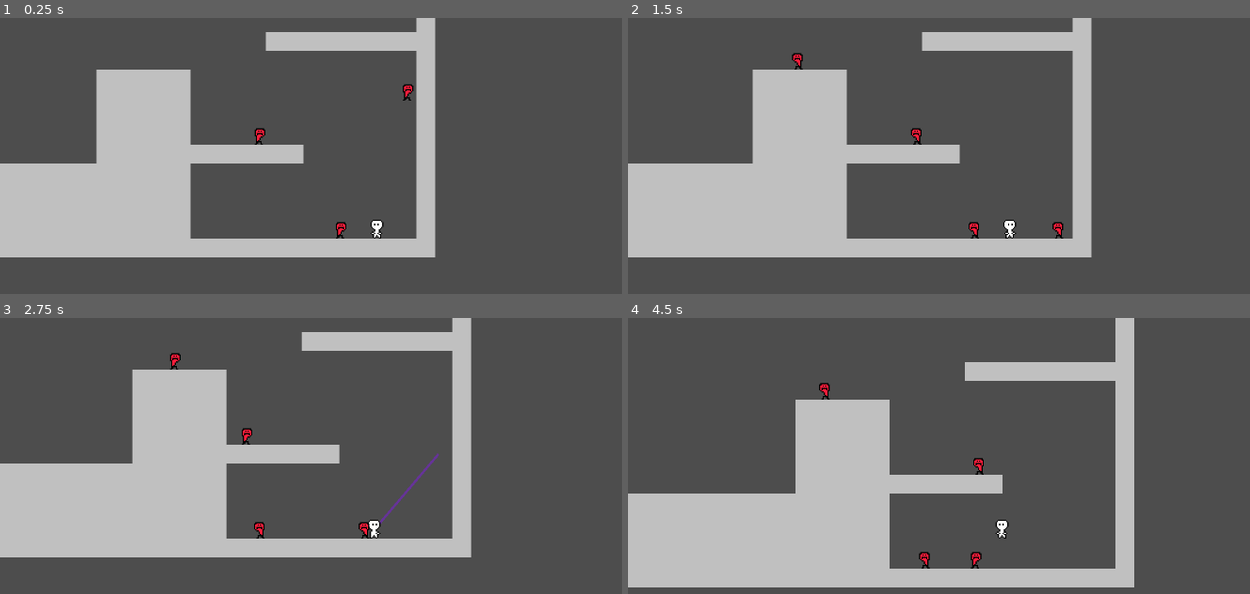
Above: before the commit, frames 1-4 (two rows, left to right).
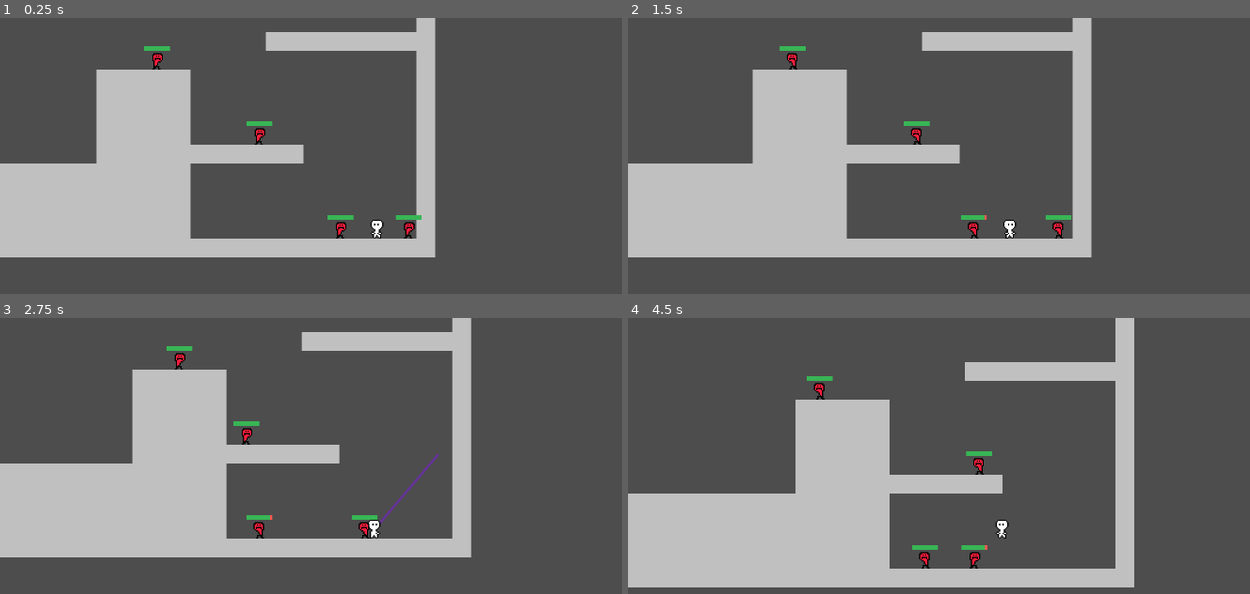
Above: after the commit, the same moments.

Repository: jelmersnippe/punching-game
Game: Godot game, scene res://arena.tscn
Same seed, same stepped clock (60 frames per second), same inputs: the game is played once before the commit and once after it.
Inputs (mouse positions are in pixels of both pictures, inside the frame that each line leads up to):
- Up to frame 1 (0.25 s): no input
- Up to frame 2 (1.5 s): move the mouse to (1169, 208) at 0.52 s; press the mouse at (1169, 208) at 0.53 s; hold D (move_right) from 0.53 s (still down); move the mouse to (851, 249) at 1.27 s; release the mouse at (851, 249) at 1.28 s; click (851, 249) at 1.35 s
- Up to frame 3 (2.75 s): move the mouse to (454, 436) at 2.02 s; release D (move_right) at 2.03 s; press the mouse at (454, 436) at 2.03 s; hold A (move_left) from 2.03 s (still down)
- Up to frame 4 (4.5 s): move the mouse to (outside the picture) at 2.77 s; release A (move_left) at 2.78 s; release the mouse at (outside the picture) at 2.78 s; hold D (move_right) 2.78-4.28 s; click (outside the picture) at 2.85 s; move the mouse to (1231, 591) at 3.52 s; press the mouse at (1231, 591) at 3.53 s; move the mouse to (777, 467) at 4.27 s; release the mouse at (777, 467) at 4.28 s; hold A (move_left) from 4.28 s (still down); click (777, 467) at 4.35 s

The runs differ from the first frame. In frame 1, 0.5% of the frame differs, in the area x 23-68%, y 10-80%; in frame 2, 0.4%; in frame 3, 0.4%; in frame 4, 0.5%.

Commit message:
Add health to enemies

Diff:
--- a/arena.tscn
+++ b/arena.tscn
@@ -24,7 +24,7 @@
 position = Vector2(1187, 688)
 
 [node name="Enemy3" parent="." instance=ExtResource("4_y28sv")]
-position = Vector2(1027, 461)
+position = Vector2(1031, 544)
 
 [node name="Enemy4" parent="." instance=ExtResource("4_y28sv")]
 position = Vector2(648, 685)
@@ -33,4 +33,31 @@
 position = Vector2(774, 687)
 
 [node name="Enemy6" parent="." instance=ExtResource("4_y28sv")]
-position = Vector2(1244, 559)
+position = Vector2(1245, 691)
+
+[node name="Enemy7" parent="." instance=ExtResource("4_y28sv")]
+position = Vector2(814, 402)
+
+[node name="Enemy8" parent="." instance=ExtResource("4_y28sv")]
+position = Vector2(646, 309)
+
+[node name="Enemy9" parent="." instance=ExtResource("4_y28sv")]
+position = Vector2(430, 298)
+
+[node name="Enemy10" parent="." instance=ExtResource("4_y28sv")]
+position = Vector2(275, 310)
+
+[node name="Enemy11" parent="." instance=ExtResource("4_y28sv")]
+position = Vector2(122, 517)
+
+[node name="Enemy12" parent="." instance=ExtResource("4_y28sv")]
+position = Vector2(262, 578)
+
+[node name="Enemy13" parent="." instance=ExtResource("4_y28sv")]
+position = Vector2(401, 578)
+
+[node name="Enemy14" parent="." instance=ExtResource("4_y28sv")]
+position = Vector2(1210, 420)
+
+[node name="Enemy15" parent="." instance=ExtResource("4_y28sv")]
+position = Vector2(1146, 322)
--- a/enemy.gd
+++ b/enemy.gd
@@ -4,6 +4,15 @@
 @export var speed = 50
 @export var knockback_recovery_speed = 5
 @export var direction = Vector2.RIGHT
+
+@export var base_health = 10:
+	set(value):
+		base_health = value
+		$Healthbar.max_value = value
+var current_health:
+	set(value):
+		current_health = value
+		$Healthbar.value = current_health
 
 var default_wall_raycast: Vector2
 var default_floor_raycast: Vector2
@@ -22,6 +31,7 @@
 var remaining_knocked_grace_time = 0
 
 func _ready():
+	current_health = base_health
 	default_wall_raycast = $WallRaycast.target_position
 	default_floor_raycast = $FloorRaycast.target_position
 
@@ -36,18 +46,19 @@
 		velocity.x = move_toward(velocity.x, 0, knockback_recovery_speed)
 		if velocity.x == 0:
 			knocked = false
-			_set_raycasts_to_direction()
 
 	# apply gravity
 	if not is_grounded():
 		velocity.y += 9.8
 
+	if not knocked:
+		velocity.x = direction.x * speed
+
+	_set_raycasts_to_direction()
+
 	# turn on wall collision or no floor in front while in control on the ground
 	if $WallRaycast.is_colliding() or (not knocked and is_grounded() and not $FloorRaycast.is_colliding()):
 		_turn(-velocity)
-
-	if not knocked:
-		velocity.x = direction.x * speed
 
 	position += velocity * delta
 
@@ -79,6 +90,12 @@
 	velocity = normalized_impact_direction * force
 	_set_raycasts_to_direction()
 
+func take_damage(damage: int):
+	current_health = clamp(current_health - damage, 0, base_health)
+
+	if current_health <= 0:
+		queue_free()
+
 func _on_area_entered(area):
 	if not knocked:
 		return
@@ -88,5 +105,6 @@
 		if enemy.remaining_knocked_grace_time > 0:
 			return
 		enemy.knockback(velocity.normalized(), (velocity.x + velocity.y) / 2)
+		enemy.take_damage((velocity.x + velocity.y) / 120)
 		enemy._turn(velocity.normalized())
 		velocity /= 3
--- a/enemy.tscn
+++ b/enemy.tscn
@@ -1,10 +1,16 @@
-[gd_scene load_steps=4 format=3 uid="uid://c444r884rkxd1"]
+[gd_scene load_steps=6 format=3 uid="uid://c444r884rkxd1"]
 
 [ext_resource type="Texture2D" uid="uid://cwlij5qwegpty" path="res://enemy.png" id="1_4sdt8"]
 [ext_resource type="Script" path="res://enemy.gd" id="1_bfs01"]
 
 [sub_resource type="RectangleShape2D" id="RectangleShape2D_dim6m"]
 size = Vector2(9, 14)
+
+[sub_resource type="StyleBoxFlat" id="StyleBoxFlat_vdo6m"]
+bg_color = Color(1, 0.339232, 0.310417, 1)
+
+[sub_resource type="StyleBoxFlat" id="StyleBoxFlat_q3qf0"]
+bg_color = Color(0.218966, 0.709132, 0.33525, 1)
 
 [node name="Enemy" type="Area2D"]
 collision_layer = 8
@@ -31,4 +37,16 @@
 target_position = Vector2(0, 8)
 collision_mask = 2
 
+[node name="Healthbar" type="ProgressBar" parent="."]
+offset_left = -11.0
+offset_top = -12.0
+offset_right = 11.0
+offset_bottom = -8.0
+theme_override_styles/background = SubResource("StyleBoxFlat_vdo6m")
+theme_override_styles/fill = SubResource("StyleBoxFlat_q3qf0")
+max_value = 10.0
+step = 1.0
+value = 7.0
+show_percentage = false
+
 [connection signal="area_entered" from="." to="." method="_on_area_entered"]
--- a/player.gd
+++ b/player.gd
@@ -154,7 +154,10 @@
 			area.get_parent().queue_free()
 		elif area is Enemy:
 			var enemy = area as Enemy
-			enemy.knockback(position.direction_to(enemy.position), (remaining_air_time / AIR_TIME) * MAX_CHARGE)
+			var impact_force = (remaining_air_time / AIR_TIME) * MAX_CHARGE
+			print("impact force: " + str(impact_force))
+			enemy.knockback(position.direction_to(enemy.position), impact_force)
+			enemy.take_damage(impact_force / 120)
 			velocity /= 4
 		else:
 			area.get_parent().apply_central_impulse(velocity)
